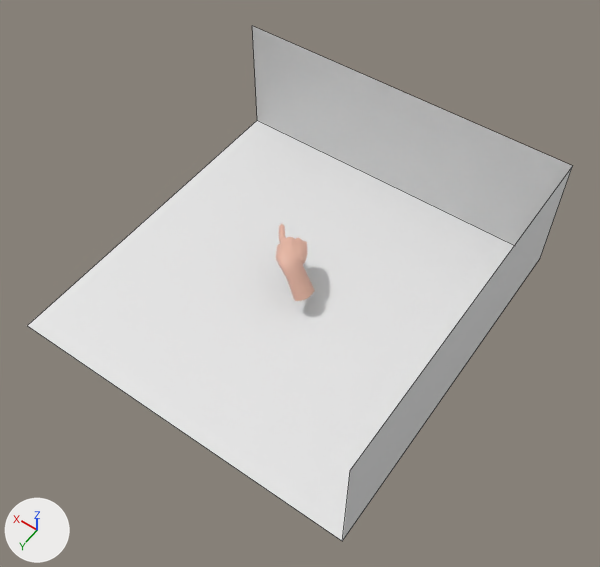
An edit to the OBJ model Hand Models Blender/alphabet/Q.obj, drawn before and after from the same camera.
One viewpoint serves both versions: a 50 mm lens placed at (-14.9, 20.6, 32.4), pointed at (-0.8, 0.8, 1.4). Every picture has the same lights, and +X, +Y and +Z are marked at lower left. Mesh edges are drawn as thin lines on the coarser meshes. Where no turn or scale is listed for an object, it has been applied to the vertices.

Before the edit, the objects in view are built like this:
```python
me_plane_004 = bpy.data.meshes.new('Plane.004')
me_plane_004.from_pydata(...)  # 13290 vertices, 13244 faces, 2 loose edges; spans x -1.12..2.55, y -2.24..0.97, z -0.47..1.61
me_plane_004.materials.append(mat_material_002)  # beige #e7b7a4
me_plane_plane_006 = bpy.data.meshes.new('Plane_Plane.006')
me_plane_plane_006.from_pydata([(9.5, -9.2, -0.9), (9.5, 9.3, -0.9), (-9.0, 9.3, -0.9), (-9.0, -9.2, -0.9), (-9.0, -9.2, 5.7), (-9.0, 9.3, 5.7), (9.5, -9.2, 5.7)], [], [(0, 1, 2, 3), (2, 5, 4, 3), (3, 4, 6, 0)])
me_plane_plane_006.materials.append(mat_material_001)  # white #e7e7e7
ob_plane_004 = bpy.data.objects.new('Plane.004', me_plane_004)
ob_plane_004.location = (0.0, 0.0, 0.0)
ob_plane_plane_006 = bpy.data.objects.new('Plane_Plane.006', me_plane_plane_006)
ob_plane_plane_006.location = (0.0, 0.0, 0.0)
```
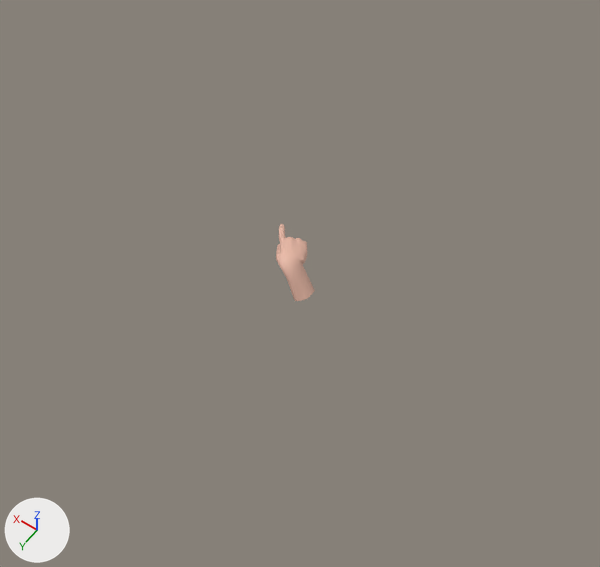
What differs and where, as boxes (x1, y1, x2, y2) in the pictures (600 x 567 px):
```json
{"object": "Plane_Plane.006", "change": "deleted", "before": [28, 26, 573, 541]}
```

Scene script edits in JSON lines:
```json
{"op": "remove", "block": "ob_plane_plane_006", "code": ["ob_plane_plane_006 = bpy.data.objects.new('Plane_Plane.006', me_plane_plane_006)", "ob_plane_plane_006.location = (0.0, 0.0, 0.0)"]}
```
